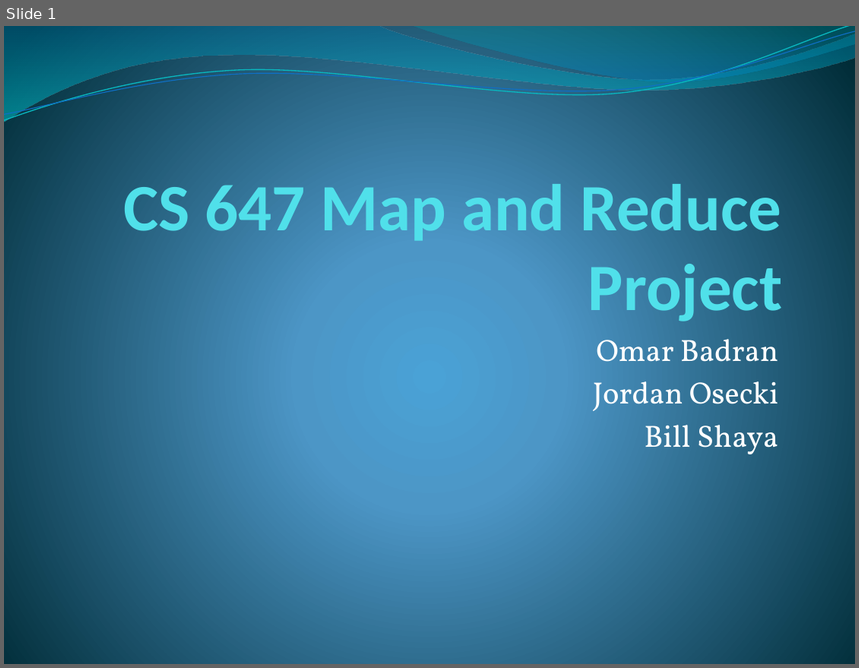
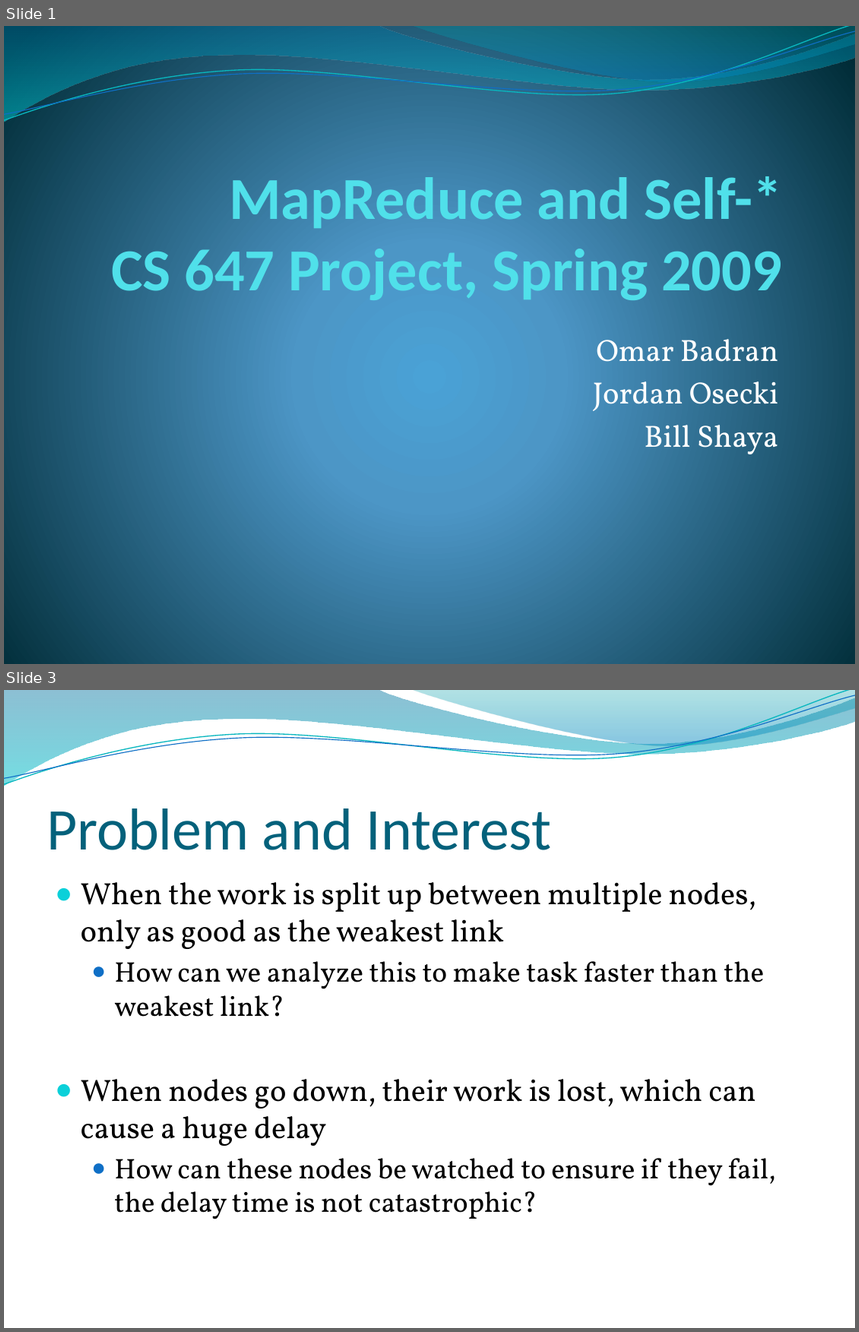
Before and after one commit to osecki/cs647, a slide deck: Documentation/Presentation.pptx. Shown one above the other, each under a label of ours: slide 1 before the commit, slides 1 and 3 after it; the slides between them are not shown. The pictures are 859x668 and 859x1332 pixels, drawn with LibreOffice and Linux fonts; fonts in the diff are those of the drawing; background and template pictures are left out. Boxes give left, top, right and bottom in pixels: in the first picture for what was removed or moved away, otherwise in the second. Text is boxed around its words. In the diff, an @@ line names an element or a change of style, - is before the commit and + after.

```diff
--- a/Documentation/Presentation.pptx
+++ b/Documentation/Presentation.pptx
@@ slide 3 added at (4,690,855,1328), background picture (left out); not listed: 4 template elements that a slide beside it also shows @@
@@ title added at (47,809,551,850), 50 pt, text #04617B @@
+Problem and Interest
@@ text added at (81,882,776,1220), 24 pt, text #000000 @@
+● When the work is split up between multiple nodes, only as good as the weakest link
+  ● How can we analyze this to make task faster than the weakest link?
+● When nodes go down, their work is lost, which can cause a huge delay
+  ● How can these nodes be watched to ensure if they fail, the delay time is not catastrophic?
@@ slide 1 changed as well @@
@@ title at (111,176,782,300): text changed; size 56 to 50.4 pt @@
-CS 647 Map and Reduce Project
+MapReduce and Self-*
+CS 647 Project, Spring 2009
```
Also in this commit, not shown: 4 other slides changed, 2 other slides added.
